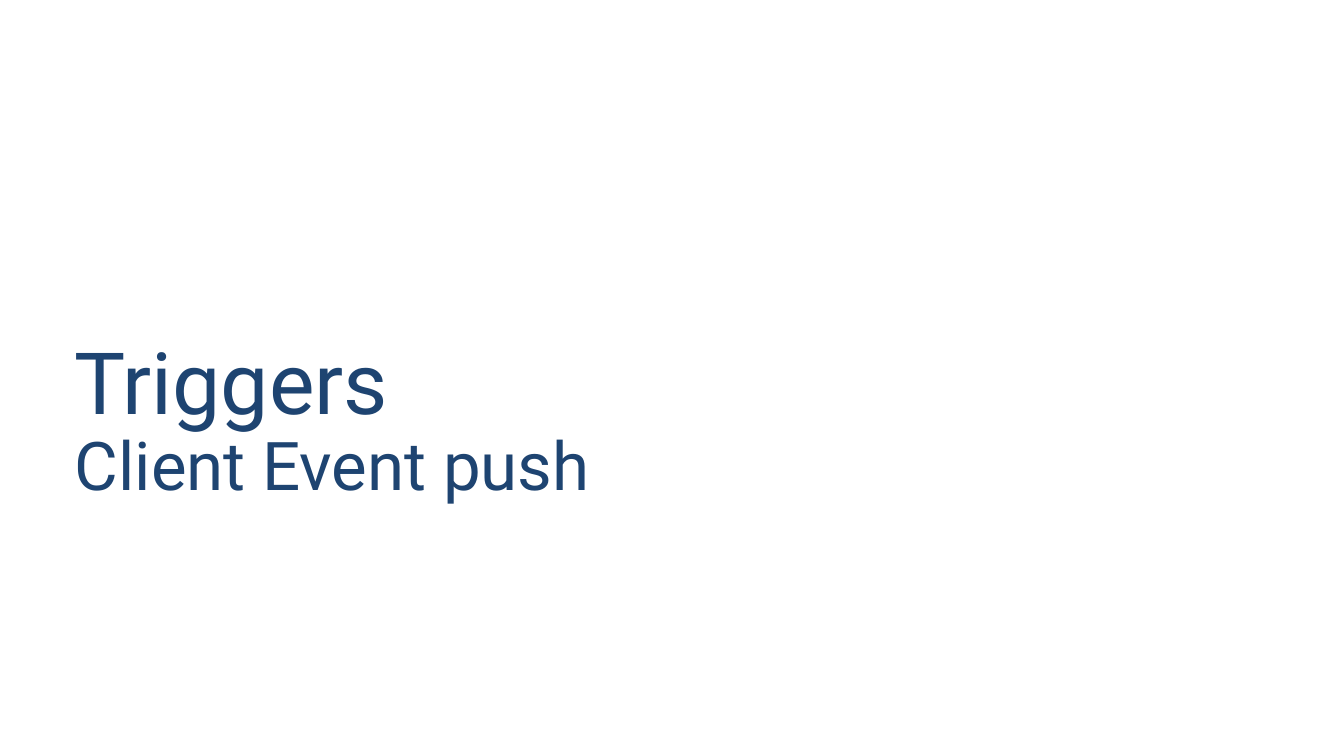
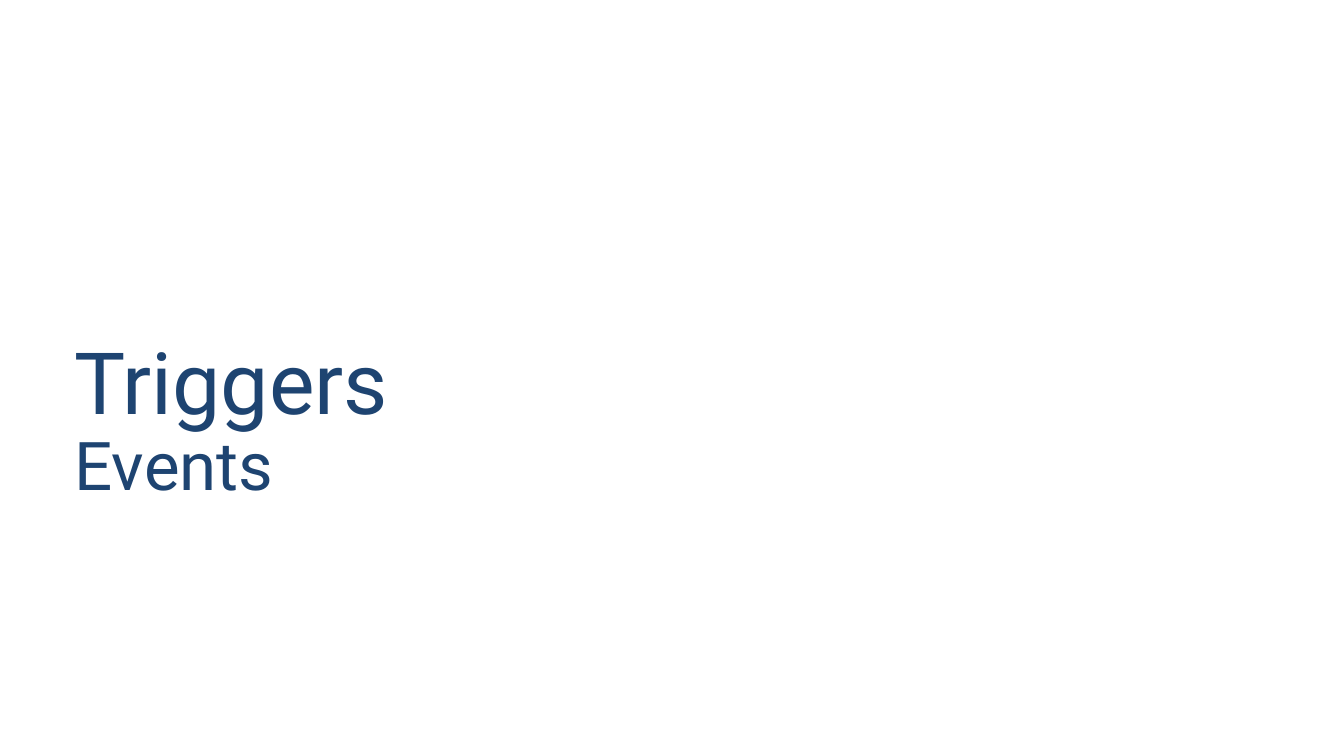
Before and after one commit to pamelatech/scim-use-case-revamp, a slide deck: slide 28 of SCIM_RFC_7642_13_Jun_2023.pptx (slide 24 before the commit). Drawn at 1344x756 pixels with LibreOffice and Linux fonts; fonts in the diff are those of the drawing. Boxes give left, top, right and bottom in pixels: in the first picture for what was removed or moved away, otherwise in the second. Text is boxed around its words. In the diff, an @@ line names an element or a change of style, - is before the commit and + after.

Commit message:
updates to the triggers

```diff
--- a/SCIM_RFC_7642_13_Jun_2023.pptx
+++ b/SCIM_RFC_7642_13_Jun_2023.pptx
@@ title at [75, 352, 388, 491]: text changed; size 36 to 46 pt @@
-Triggers
-Client Event push
+Triggers
+Events
```
Also in this commit, not shown: 10 other slides changed, 4 slides added, 1 slide removed, 1 other file.
